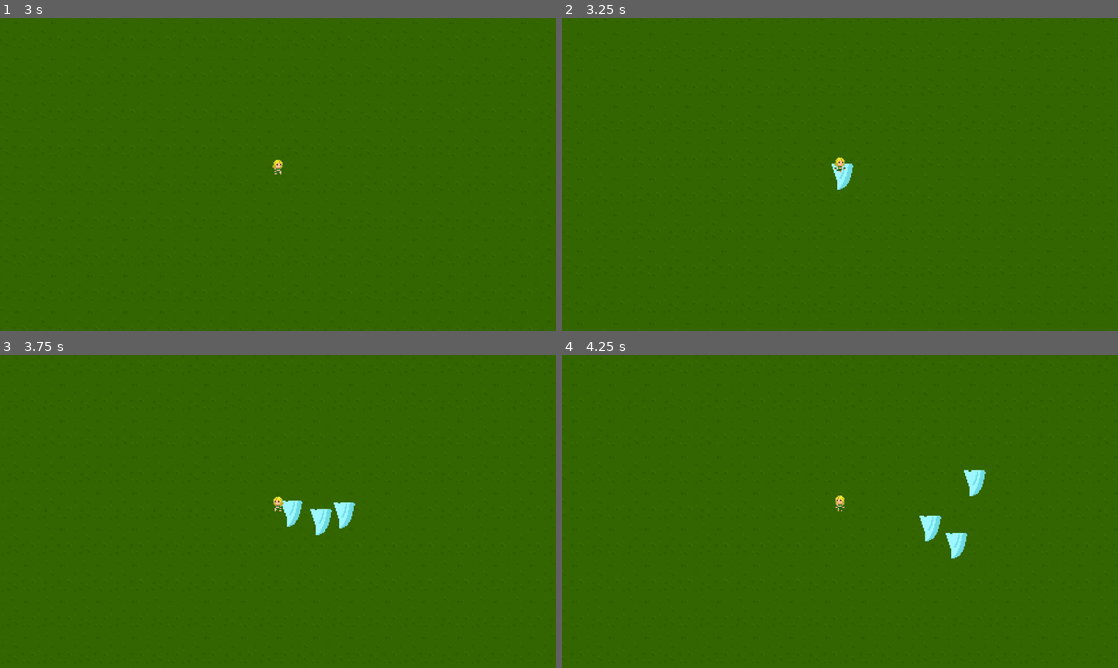
Above: before the commit, frames 1-4 (two rows, left to right).
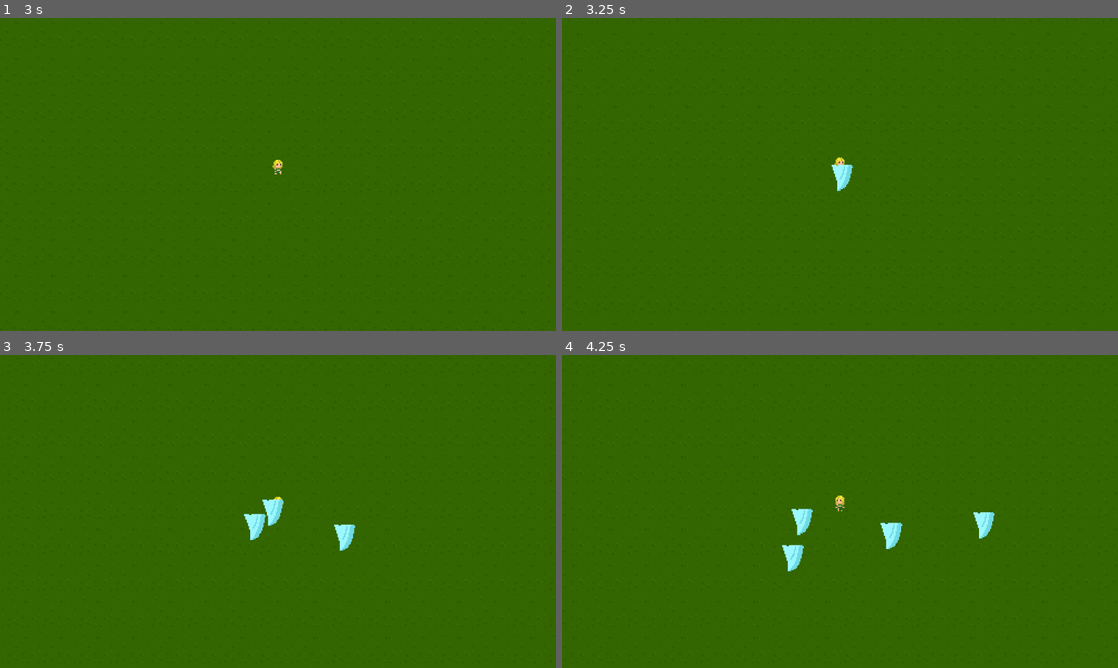
Above: after the commit, the same moments.

Repository: VlastaSeNemyje/VampiresClone
Game: Godot game, scene res://Scenes/world.tscn
Two runs of this game, one before a commit and one after it. Both use one fixed random seed, a clock stepped at 60 frames per second and the inputs below.
Inputs:
- Up to frame 1 (3 s): tap Enter at 0.5, 2 s; hold D (right) 0.53-1.28 s; tap Space at 1.25, 2.75 s; hold S (down) 1.28-2.03 s; hold D (right) 2.03-2.78 s; hold W (up) from 2.78 s (still down)
- Up to frame 2 (3.25 s): keep holding W (up)
- Up to frame 3 (3.75 s): release W (up) at 3.53 s; hold A (left) from 3.53 s (still down)
- Up to frame 4 (4.25 s): keep holding A (left)

Frame 1 is identical in both runs. In frame 2, less than 0.1% of the frame differs, in the area x 48-53%, y 46-56%; in frame 3, 1.3%; in frame 4, 1.6%, in the area x 39-78%, y 36-70%.

Commit message:
edit attacks

Diff:
--- a/vampires-clone/Scenes/Attacks/tornado.gd
+++ b/vampires-clone/Scenes/Attacks/tornado.gd
@@ -22,9 +22,8 @@
 			knockback_amount = 100
 			attack_size = 1.0
 
-	# Base direction is just whatever direction it was already heading
-	base_direction = last_movement if last_movement != Vector2.ZERO else Vector2.RIGHT
-	base_direction = base_direction.normalized()
+	# Direction
+	base_direction = Vector2.RIGHT.rotated(randf_range(0, TAU))
 
 	var tween = create_tween()
 	var swing = deg_to_rad(90) # how wide the half-circle swing is, tweak to taste
--- a/vampires-clone/Scenes/Attacks/tornado.tscn
+++ b/vampires-clone/Scenes/Attacks/tornado.tscn
@@ -23,6 +23,7 @@
 
 [node name="Tornado" type="Area2D" unique_id=1931653855 groups=["attack"]]
 top_level = true
+z_index = 1
 collision_layer = 4
 collision_mask = 0
 script = ExtResource("1_pgy2e")
--- a/vampires-clone/Scenes/Attacks/whip_attack.gd
+++ b/vampires-clone/Scenes/Attacks/whip_attack.gd
@@ -16,6 +16,12 @@
 		facing = -1
 	else:
 		facing = 1
+	var life_timer = Timer.new()
+	life_timer.wait_time = 0.3
+	life_timer.one_shot = true
+	add_child(life_timer)
+	life_timer.timeout.connect(queue_free)
+	life_timer.start()
 
 	angle = Vector2(facing, 0)  # side knockback, matching whichever way player faces
 
--- a/vampires-clone/Scenes/Attacks/whip_attack.tscn
+++ b/vampires-clone/Scenes/Attacks/whip_attack.tscn
@@ -39,7 +39,7 @@
 shape = SubResource("RectangleShape2D_ehlc7")
 
 [node name="Timer" type="Timer" parent="." unique_id=1142233917 groups=["attack"]]
-wait_time = 3.0
+wait_time = 5.0
 one_shot = true
 autostart = true
 
--- a/vampires-clone/Scripts/player.gd
+++ b/vampires-clone/Scripts/player.gd
@@ -21,131 +21,131 @@
 
 #Arrow
 var arrow_ammo = 0
-var arrow_baseammo = 0
+var arrow_baseammo = 1
 var arrow_attackspeed = 1.5
 var arrow_level = 0
 
 #Tornado
-var tornado_ammo = 0
+var tornado_ammo = 1
 var tornado_baseammo = 3
 var tornado_attackspeed = 3
 var tornado_level = 1
 
 #Whip
 var whip_ammo = 0
-var whip_baseammo = 0
-var whip_attackspeed = 2
+var whip_baseammo = 1
+var whip_attackspeed = 3
 var whip_level = 0
 
 #Enemy Related
 var enemy_close = []
 
 func _ready():
-    attack()
+	attack()
 
 func _physics_process(delta):
-    movement()
+	movement()
 
 func movement():
-    var x_mov = Input.get_action_strength("right") - Input.get_action_strength("left")
-    var y_mov = Input.get_action_strength("down") - Input.get_action_strength("up")
-    var mov = Vector2(x_mov,y_mov)
+	var x_mov = Input.get_action_strength("right") - Input.get_action_strength("left")
+	var y_mov = Input.get_action_strength("down") - Input.get_action_strength("up")
+	var mov = Vector2(x_mov,y_mov)
 
-    if x_mov > 0:
-        animated_sprite_2d.flip_h = false
-    elif x_mov < 0:
-        animated_sprite_2d.flip_h = true
+	if x_mov > 0:
+		animated_sprite_2d.flip_h = false
+	elif x_mov < 0:
+		animated_sprite_2d.flip_h = true
 
-    velocity = mov.normalized()*movement_speed
-    move_and_slide()
+	velocity = mov.normalized()*movement_speed
+	move_and_slide()
 
-    if mov == Vector2.ZERO:
-        last_movement = mov
-        animated_sprite_2d.play("idle")
-    else:
-        animated_sprite_2d.play("run")
+	if mov == Vector2.ZERO:
+		animated_sprite_2d.play("idle")
+	else:
+		last_movement = mov
+		animated_sprite_2d.play("run")
 
 func attack():
-    if tornado_level > 0:
-        ArrowTimer.wait_time = arrow_attackspeed
-        if ArrowTimer.is_stopped():
-            ArrowTimer.start()
-    if tornado_level > 0:
-        tornadoTimer.wait_time = tornado_attackspeed
-        if tornadoTimer.is_stopped():
-            tornadoTimer.start()
-    if tornado_level > 0:
-        whipTimer.wait_time = whip_attackspeed
-        if whipTimer.is_stopped():
-            whipTimer.start()
+	if arrow_level > 0:
+		ArrowTimer.wait_time = arrow_attackspeed
+		if ArrowTimer.is_stopped():
+			ArrowTimer.start()
+	if tornado_level > 0:
+		tornadoTimer.wait_time = tornado_attackspeed
+		if tornadoTimer.is_stopped():
+			tornadoTimer.start()
+	if whip_level > 0:
+		whipTimer.wait_time = whip_attackspeed
+		if whipTimer.is_stopped():
+			whipTimer.start()
 
 func _on_hurt_box_hurt(damage, _angle, _knockback):
-    hp -= damage
-    print(hp)
+	hp -= damage
+	print(hp)
 
 
 func _on_arrow_timer_timeout():
-    arrow_ammo += arrow_baseammo
-    ArrowAttackTimer.start()
+	arrow_ammo += arrow_baseammo
+	ArrowAttackTimer.start()
 
 #AttackTimers
 
 func _on_arrow_attack_timer_timeout():
-    if arrow_ammo > 0:
-        var arrow_attack = Arrow.instantiate()
-        arrow_attack.position = position
-        arrow_attack.target = get_random_target()
-        arrow_attack.level = arrow_level
-        add_child(arrow_attack)
-        arrow_ammo -= 1
-        if arrow_ammo > 0:
-            ArrowAttackTimer.start()
-        else:
-            ArrowAttackTimer.stop()
+	if arrow_ammo > 0:
+		var arrow_attack = Arrow.instantiate()
+		arrow_attack.position = position
+		arrow_attack.target = get_random_target()
+		arrow_attack.level = arrow_level
+		add_child(arrow_attack)
+		arrow_ammo -= 1
+		if arrow_ammo > 0:
+			ArrowAttackTimer.start()
+		else:
+			ArrowAttackTimer.stop()
 
 func _on_tornado_timer_timeout():
-    tornado_ammo += tornado_baseammo
-    tornadoAttackTimer.start()
+	tornado_ammo += tornado_baseammo
+	tornadoAttackTimer.start()
 
 func _on_tornado_attack_timer_timeout():
-    if tornado_ammo > 0:
-        var Tornado_attack = Tornado.instantiate()
-        Tornado_attack.position = position
-        Tornado_attack.last_movement = last_movement
-        Tornado_attack.level = tornado_level
-        add_child(Tornado_attack)
-        tornado_ammo -= 1
-        if tornado_ammo > 0:
-            tornadoAttackTimer.start()
-        else:
-            tornadoAttackTimer.stop()
+	if tornado_ammo > 0:
+		var Tornado_attack = Tornado.instantiate()
+		Tornado_attack.position = position
+		Tornado_attack.last_movement = last_movement
+		Tornado_attack.level = tornado_level
+		add_child(Tornado_attack)
+		tornado_ammo -= 1
+		if tornado_ammo > 0:
+			tornadoAttackTimer.start()
+		else:
+			tornadoAttackTimer.stop()
 
 func _on_whip_timer_timeout():
-    whip_ammo += whip_baseammo
-    whipAttackTimer.start()
+	whip_ammo += whip_baseammo
+	whipAttackTimer.start()
 
 
 func _on_whip_attack_timer_timeout() -> void:
-    if whip_ammo > 0:
-        var whip_attack = Whip.instantiate()
-        whip_attack.position = position
-        whip_attack.level = whip_level
-        add_child(whip_attack)
-        whipTimer.start()
+	if whip_ammo > 0:
+		var whip_attack = Whip.instantiate()
+		whip_attack.position = position
+		whip_attack.level = whip_level
+		add_child(whip_attack)
+		whipTimer.start()
 
 func get_random_target():
-    if enemy_close.size() > 0:
-        return enemy_close.pick_random().global_position
-    else:
-        return Vector2.UP
+	if enemy_close.size() > 0:
+		return enemy_close.pick_random().global_position
+	else:
+		return Vector2.UP
 
 #BodyEnters detection
 
 func _on_enemy_detection_area_body_entered(body):
-    if not enemy_close.has(body):
-        enemy_close.append(body)
+	if not enemy_close.has(body):
+		enemy_close.append(body)
 
 
 func _on_enemy_detection_area_body_exited(body):
-    if enemy_close.has(body):
-        enemy_close.erase(body)
+	if enemy_close.has(body):
+		enemy_close.erase(body)
